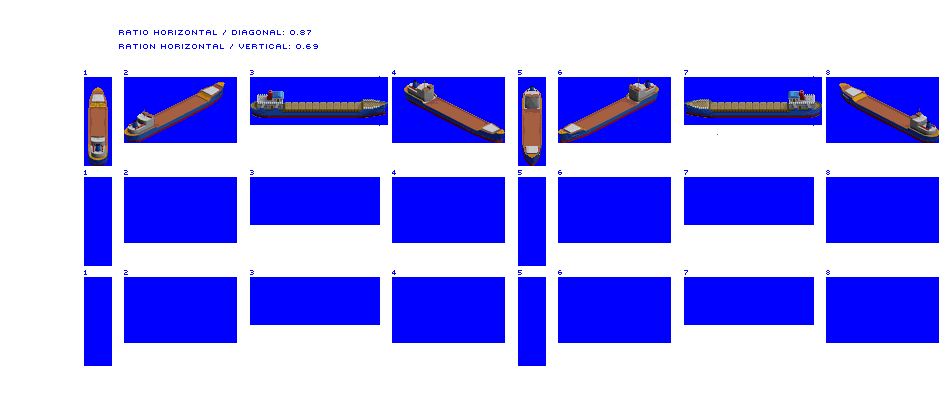
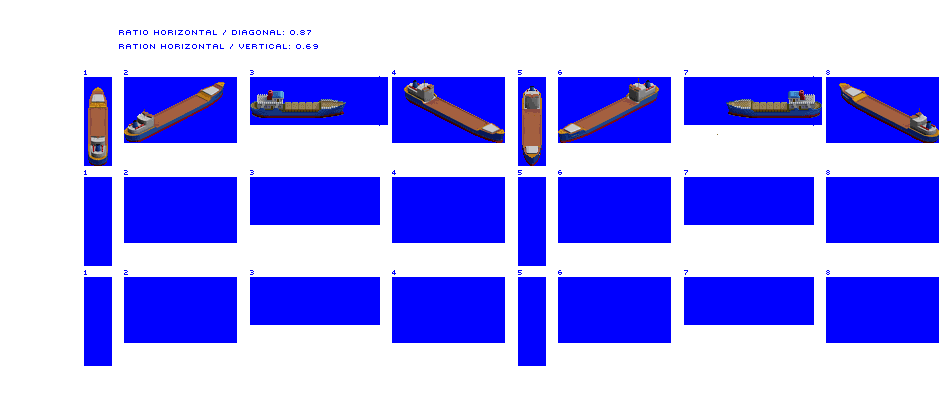
Layers edited between the first and the second 950×400 image:
painted on "Large Coaster" over left=293, top=99, right=777, bottom=118
